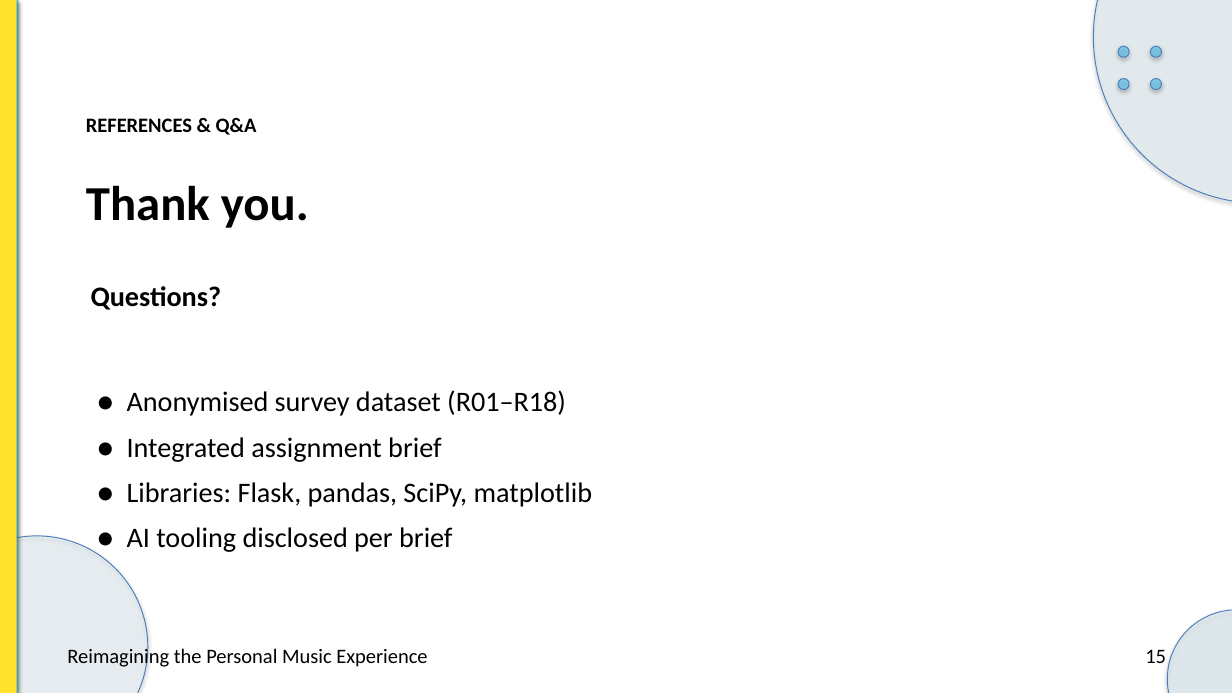
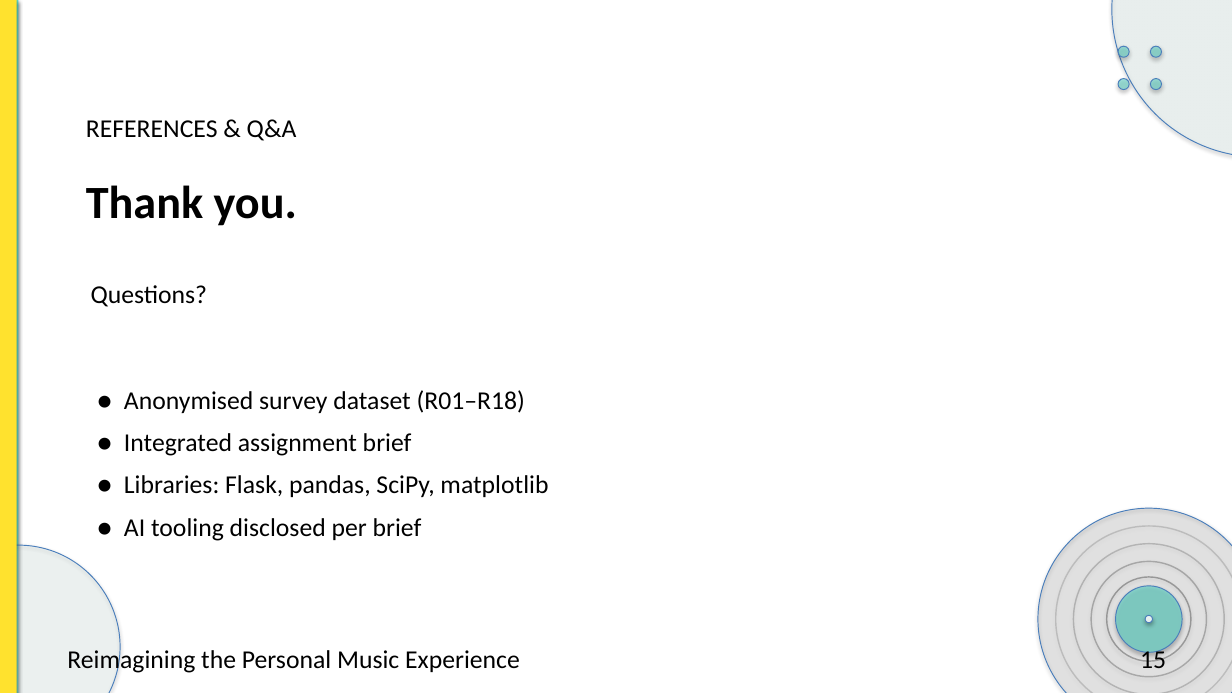
Before and after one commit to preet-kamdar/design-thinking-sem3, a slide deck: slide 15 of docs/Presentation.pptx. Drawn at 1232x693 pixels with LibreOffice and Linux fonts; fonts in the diff are those of the drawing. Boxes give left, top, right and bottom in pixels: in the first picture for what was removed or moved away, otherwise in the second. Text is boxed around its words. In the diff, an @@ line names an element or a change of style, - is before the commit and + after.

Commit message:
Add aqua bridge colour, two-size type system and slide-level vinyl records

```diff
--- a/docs/Presentation.pptx
+++ b/docs/Presentation.pptx
@@ rectangle at (0, 0, 18, 693): fill #45C4F8 to #5ED6C8 @@
@@ ellipse: place and size @@
-ellipse at (1093, 0, 1232, 203)
+ellipse at (1112, 0, 1232, 157)
@@ ellipse at (1112, 0, 1232, 157): fill #D6F1FC at 28% opacity to #DAF6F1 at 22% opacity @@
@@ fill #45C4F8 at 55% opacity to #5ED6C8 at 55% opacity in 4 elements at (1118, 46, 1129, 57), (1151, 46, 1162, 57), (1118, 79, 1129, 90), (1151, 79, 1162, 90) @@
@@ text "REFERENCES & Q&A" at (86, 119, 297, 141): size 16 to 20 pt, bold off @@
@@ text "Thank you." at (86, 185, 297, 226): size 38 to 36 pt @@
@@ text "Questions?" at (91, 285, 208, 307): size 22 to 20 pt, bold off @@
@@ text "● Anonymised survey dataset (R01–R18)" at (124, 390, 548, 541): size 22 to 20 pt @@
@@ ellipse added at (1038, 508, 1232, 693), fill #000000 at 9% opacity @@
@@ ellipse added at (1056, 526, 1232, 693), outline #000000 1.1 pt @@
@@ ellipse: place and size @@
-ellipse at (0, 536, 148, 693)
+ellipse at (0, 545, 120, 693)
@@ ellipse at (0, 545, 120, 693): fill #D6F1FC at 24% opacity to #DAF6F1 at 18% opacity @@
@@ ellipse added at (1074, 543, 1225, 693), outline #000000 1.1 pt @@
@@ ellipse added at (1092, 562, 1207, 677), outline #000000 1.1 pt @@
@@ ellipse added at (1107, 577, 1191, 661), outline #000000 1.1 pt @@
@@ ellipse added at (1116, 586, 1182, 653), fill #5ED6C8 at 62% opacity @@
@@ ellipse added at (1145, 616, 1153, 623), fill #FFFFFF at 85% opacity @@
@@ ellipse removed at (1167, 610, 1232, 693) @@
@@ text "Reimagining the Personal Music Experience" at (67, 647, 520, 674): size 16 to 20 pt @@
@@ text "15" at (1140, 647, 1166, 668): size 16 to 20 pt @@
```
Also in this commit, not shown: 14 other slides changed, 2 other files.
